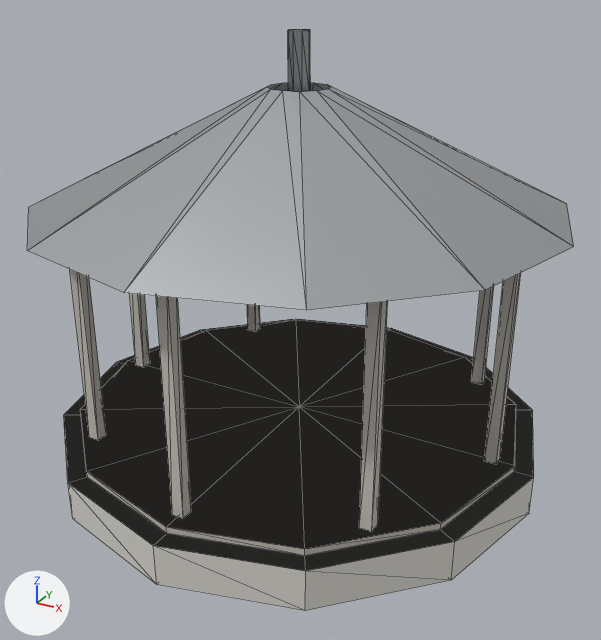
Renders of the glTF model public/models/props/bandstand.glb from each side of a commit.
Before and after are seen from a 50 mm camera at (5.1, -9.23, 6.63) aimed at (0.17, -0.28, 2.15). Every picture has the same lights, and +X, +Y and +Z are marked at lower left. The older version comes first. Mesh edges are drawn as thin lines. Where no turn or scale is listed for an object, it has been applied to the vertices. Vertices at exactly the same position are counted once.

The first picture shows 'props_bandstand'.
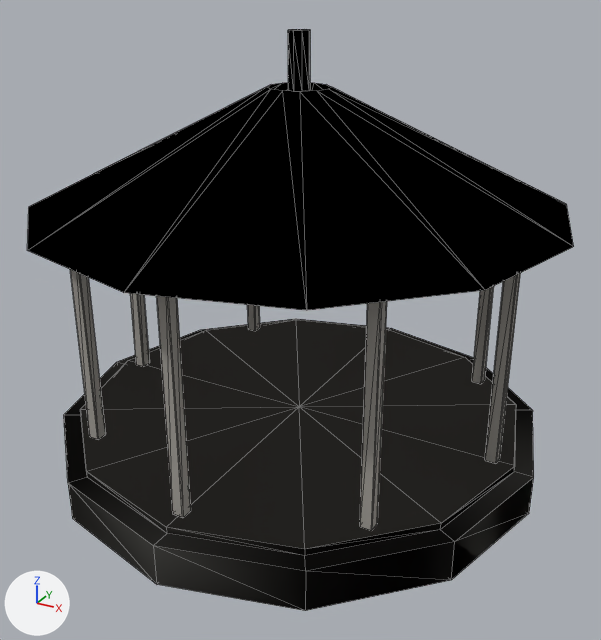
Pixel boxes [x1, y1, x2, y2] of what changed, in the pictures (601 x 640 px):
'props_bandstand', recoloured, reshaped (darker)
    both: [27, 29, 574, 611]
part 1 of me_props_bandstand, rebuilt
    before: [156, 296, 191, 518]
    after: [157, 296, 191, 517]
part 2 of me_props_bandstand, rebuilt
    before: [247, 305, 260, 332]
    after: [247, 305, 260, 331]
part 3 of me_props_bandstand, rebuilt
    before: [69, 269, 106, 440]
    after: [70, 270, 106, 439]
part 4 of me_props_bandstand, rebuilt
    before: [471, 286, 494, 385]
    after: [472, 286, 494, 384]
part 5 of me_props_bandstand, rebuilt
    before: [484, 273, 521, 464]
    after: [485, 273, 521, 464]
part 6 of me_props_bandstand, rebuilt
    both: [130, 294, 150, 367]
part 7 of me_props_bandstand, rebuilt (7% narrower)
    before: [359, 301, 388, 531]
    after: [360, 301, 387, 531]

The change, as a diff of the scene's bpy script:
```diff
--- a/public/models/props/bandstand.glb.py
+++ b/public/models/props/bandstand.glb.py
@@ mat_stone_dressed @@
 n0 = _N.new('ShaderNodeBsdfPrincipled'); n0.name = 'Principled BSDF'
-n0.inputs[0].default_value = (0.68, 0.66, 0.61, 1.0)  # 'Base Color', light grey #d7d4cd
 n0.inputs[2].default_value = 0.85  # 'Roughness'
 n1 = _N.new('ShaderNodeOutputMaterial'); n1.name = 'Material Output'
+n2 = _N.new('ShaderNodeMix'); n2.name = 'Mix'
+n2.data_type = 'RGBA'
+n2.blend_type = 'MULTIPLY'
+n2.inputs[0].default_value = 1.0  # 'Factor'
+n2.inputs[7].default_value = (0.68, 0.66, 0.61, 1.0)  # 'B', light grey #d7d4cd
+n3 = _N.new('ShaderNodeVertexColor'); n3.name = 'Color Attribute'
 _L.new(n0.outputs[0], n1.inputs[0])  # 'BSDF' to 'Surface'
+_L.new(n2.outputs[2], n0.inputs[0])  # 'Result' to 'Base Color'
+_L.new(n3.outputs[0], n2.inputs[6])  # 'Color' to 'A'
@@ mat_timber_painted @@
 n0 = _N.new('ShaderNodeBsdfPrincipled'); n0.name = 'Principled BSDF'
-n0.inputs[0].default_value = (0.58, 0.55, 0.5, 1.0)  # 'Base Color', light grey #c8c4bc
 n0.inputs[2].default_value = 0.85  # 'Roughness'
 n1 = _N.new('ShaderNodeOutputMaterial'); n1.name = 'Material Output'
+n2 = _N.new('ShaderNodeMix'); n2.name = 'Mix'
+n2.data_type = 'RGBA'
+n2.blend_type = 'MULTIPLY'
+n2.inputs[0].default_value = 1.0  # 'Factor'
+n2.inputs[7].default_value = (0.58, 0.55, 0.5, 1.0)  # 'B', light grey #c8c4bc
+n3 = _N.new('ShaderNodeVertexColor'); n3.name = 'Color Attribute'
 _L.new(n0.outputs[0], n1.inputs[0])  # 'BSDF' to 'Surface'
+_L.new(n2.outputs[2], n0.inputs[0])  # 'Result' to 'Base Color'
+_L.new(n3.outputs[0], n2.inputs[6])  # 'Color' to 'A'
@@ mat_metal_galv @@
 n0 = _N.new('ShaderNodeBsdfPrincipled'); n0.name = 'Principled BSDF'
-n0.inputs[0].default_value = (0.6, 0.62, 0.64, 1.0)  # 'Base Color', light grey #cbced1
 n0.inputs[1].default_value = 1.0  # 'Metallic'
@@ mat_metal_galv @@
 n1 = _N.new('ShaderNodeOutputMaterial'); n1.name = 'Material Output'
+n2 = _N.new('ShaderNodeMix'); n2.name = 'Mix'
+n2.data_type = 'RGBA'
+n2.blend_type = 'MULTIPLY'
+n2.inputs[0].default_value = 1.0  # 'Factor'
+n2.inputs[7].default_value = (0.6, 0.62, 0.64, 1.0)  # 'B', light grey #cbced1
+n3 = _N.new('ShaderNodeVertexColor'); n3.name = 'Color Attribute'
 _L.new(n0.outputs[0], n1.inputs[0])  # 'BSDF' to 'Surface'
+_L.new(n2.outputs[2], n0.inputs[0])  # 'Result' to 'Base Color'
+_L.new(n3.outputs[0], n2.inputs[6])  # 'Color' to 'A'
@@ mat_metal_painted @@
 n0 = _N.new('ShaderNodeBsdfPrincipled'); n0.name = 'Principled BSDF'
-n0.inputs[0].default_value = (0.38, 0.4, 0.42, 1.0)  # 'Base Color', grey #a6aaad
 n0.inputs[1].default_value = 1.0  # 'Metallic'
@@ mat_metal_painted @@
 n1 = _N.new('ShaderNodeOutputMaterial'); n1.name = 'Material Output'
+n2 = _N.new('ShaderNodeMix'); n2.name = 'Mix'
+n2.data_type = 'RGBA'
+n2.blend_type = 'MULTIPLY'
+n2.inputs[0].default_value = 1.0  # 'Factor'
+n2.inputs[7].default_value = (0.38, 0.4, 0.42, 1.0)  # 'B', grey #a6aaad
+n3 = _N.new('ShaderNodeVertexColor'); n3.name = 'Color Attribute'
 _L.new(n0.outputs[0], n1.inputs[0])  # 'BSDF' to 'Surface'
+_L.new(n2.outputs[2], n0.inputs[0])  # 'Result' to 'Base Color'
+_L.new(n3.outputs[0], n2.inputs[6])  # 'Color' to 'A'
@@ me_props_bandstand @@
-me_props_bandstand.from_pydata(...)  # 157 vertices, 248 faces; spans x -3.5..3.5, y -3.5..3.5, z -2.9..2.9
+me_props_bandstand.from_pydata(...)  # 285 vertices, 504 faces; spans x -3.5..3.5, y -3.5..3.5, z -2.9..2.9
+# me_props_bandstand part 1: the loose piece of 8 vertices spanning x -0.08..0.08, y -2.93..-2.77, z -2.26..0.74 is rebuilt with 24 vertices and now spans x -0.08..0.08, y -2.93..-2.77, z -2.26..0.74
+# me_props_bandstand part 2: the loose piece of 8 vertices spanning x -2.1..-1.94, y 1.94..2.1, z -2.26..0.74 is rebuilt with 24 vertices and now spans x -2.1..-1.94, y 1.94..2.1, z -2.26..0.74
+# me_props_bandstand part 3: the loose piece of 8 vertices spanning x -2.1..-1.94, y -2.1..-1.94, z -2.26..0.74 is rebuilt with 24 vertices and now spans x -2.1..-1.94, y -2.1..-1.94, z -2.26..0.74
+# me_props_bandstand part 4: the loose piece of 8 vertices spanning x 1.94..2.1, y 1.94..2.1, z -2.26..0.74 is rebuilt with 24 vertices and now spans x 1.94..2.1, y 1.94..2.1, z -2.26..0.74
+# me_props_bandstand part 5: the loose piece of 8 vertices spanning x 2.77..2.93, y -0.08..0.08, z -2.26..0.74 is rebuilt with 24 vertices and now spans x 2.77..2.93, y -0.08..0.08, z -2.26..0.74
+# me_props_bandstand part 6: the loose piece of 8 vertices spanning x -2.93..-2.77, y -0.08..0.08, z -2.26..0.74 is rebuilt with 24 vertices and now spans x -2.93..-2.77, y -0.08..0.08, z -2.26..0.74
+# me_props_bandstand part 7: the loose piece of 8 vertices spanning x 1.94..2.1, y -2.1..-1.94, z -2.26..0.74 is rebuilt with 24 vertices and now spans x 1.94..2.1, y -2.1..-1.94, z -2.26..0.74
+# other edits to the shape of me_props_bandstand do not show in these pictures
 me_props_bandstand.materials.append(mat_stone_dressed)
```
